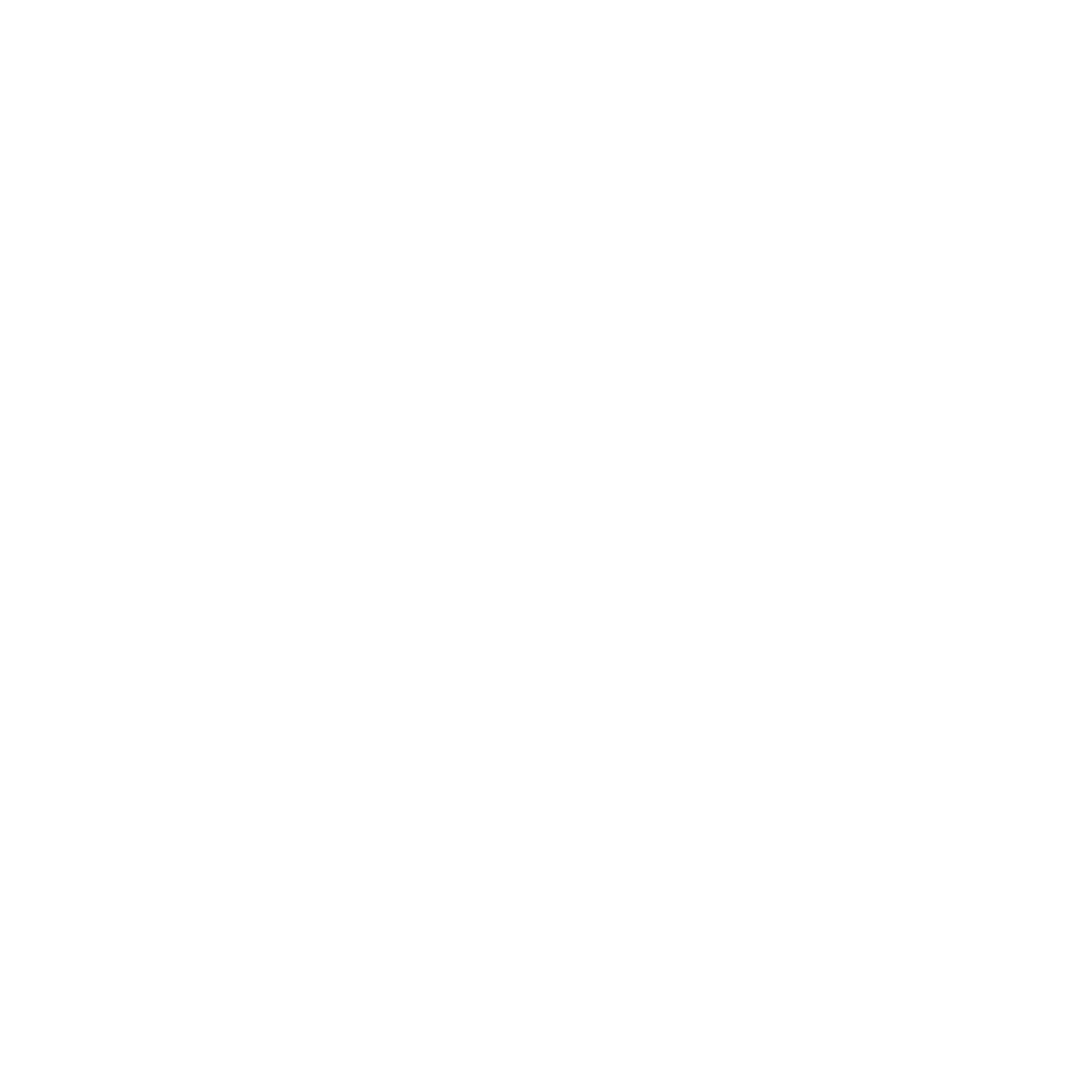
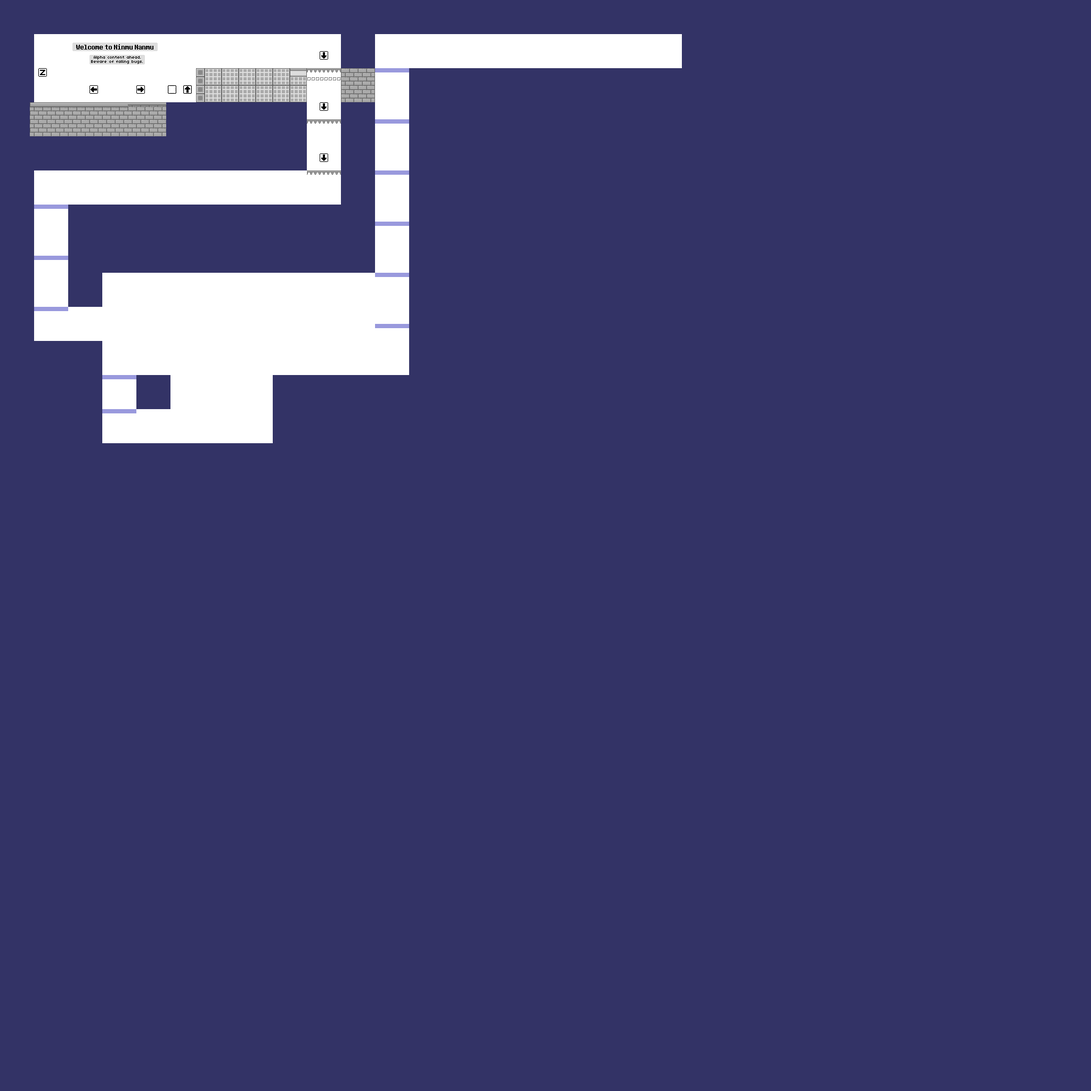
Layered file, before and after one edit (1091 x 1091). Changes by layer:
added layer "Welcome to Ninmu Nanmu" above "Alpha content ahead. ..." over [76, 44, 154, 50]
added layer "Alpha content ahead. ..." above "Layer" over [91, 55, 143, 64]
painted on "Layer" over [0, 0, 1091, 1091]
